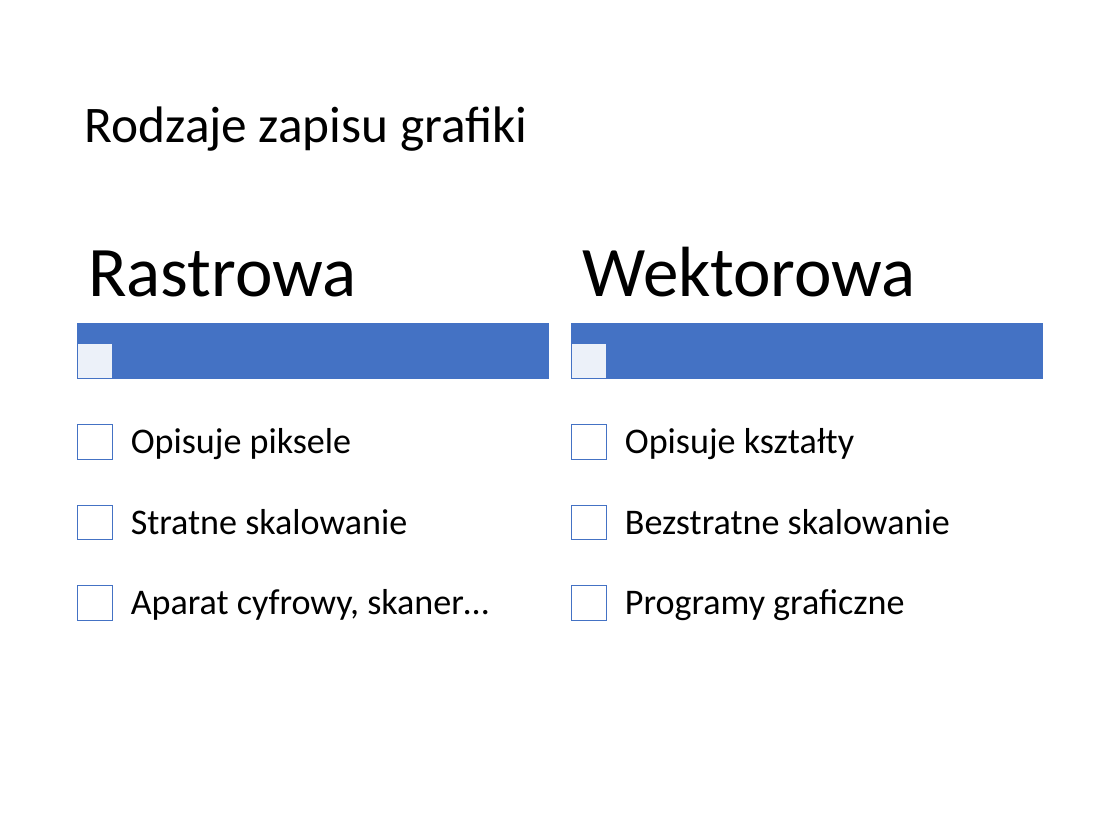
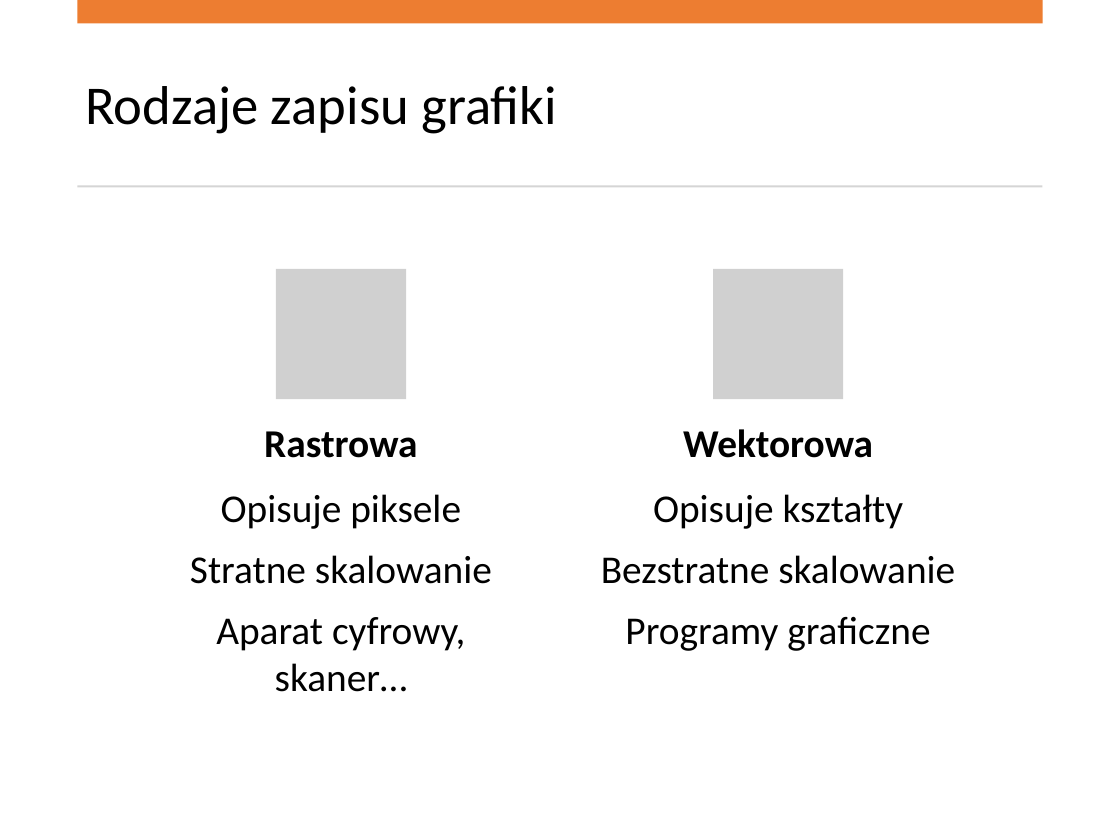
Before and after one commit to blackbat13/cs-lut, a slide deck: slide 2 of Grafika/Grafika rastrowa i wektorowa.pptx. Drawn at 1120x840 pixels with LibreOffice and Linux fonts; fonts in the diff are those of the drawing; grey boxes stand for pictures. Boxes give left, top, right and bottom in pixels: in the first picture for what was removed or moved away, otherwise in the second. Text is boxed around its words. In the diff, an @@ line names an element or a change of style, - is before the commit and + after.

```diff
--- a/Grafika/Grafika rastrowa i wektorowa.pptx
+++ b/Grafika/Grafika rastrowa i wektorowa.pptx
@@ rectangle added at (77,0,1043,24), fill #ED7D31 @@
@@ title "Rodzaje zapisu grafiki" at (85,86,557,134): size 46.9 to 50 pt @@
@@ rectangle added at (77,185,1043,187), fill #D5D5D5 @@
@@ picture added at (276,269,406,399) @@
@@ picture added at (713,269,843,399) @@
@@ text "Rastrowa": place and size @@
-text "Rastrowa" at (88,250,356,297)
+text "Rastrowa" at (264,431,417,458)
@@ text "Rastrowa" at (264,431,417,458): size 65 to 36 pt, bold on; alignment left to centre; line spacing 0.9 to 1; less space between paragraphs; vertical alignment middle to top @@
@@ text "Wektorowa" at (683,429,873,458): size 65 to 36 pt, bold on; alignment left to centre; line spacing 0.9 to 1; less space between paragraphs; vertical alignment middle to top @@
@@ text "Wektorowa": place and size @@
-text "Wektorowa" at (582,246,916,297)
+text "Wektorowa" at (683,429,873,458)
@@ text "Opisuje piksele": place and size @@
-text "Opisuje piksele" at (131,589,489,620)
+text "Opisuje piksele" at (190,494,492,692)
@@ text "Opisuje piksele" at (190,494,492,692): vertical alignment middle to top @@
@@ text at (190,494,492,584): paragraphs added @@
+Opisuje piksele
+Stratne skalowanie
@@ text "Opisuje kształty" at (601,494,955,651): vertical alignment middle to top @@
@@ text "Opisuje kształty": place and size @@
-text "Opisuje kształty" at (625,589,904,621)
+text "Opisuje kształty" at (601,494,955,651)
@@ text at (601,494,955,584): paragraphs added @@
+Opisuje kształty
+Bezstratne skalowanie
@@ group removed at (78,323,1043,621): 10 rectangles, 4 texts @@
-Opisuje piksele
-Stratne skalowanie
-Opisuje kształty
-Bezstratne skalowanie
@@ text at (216,617,465,692): size 33 to 36 pt in "Aparat cyfrowy, skaner…"; alignment left to centre; line spacing 0.9 to 1; more space between paragraphs @@
@@ text at (625,616,930,651): size 33 to 36 pt in "Programy graficzne"; alignment left to centre; line spacing 0.9 to 1; more space between paragraphs @@
```
Also in this commit, not shown: 4 other slides changed, 2 slides added, 2 slides removed, 1 other file.
